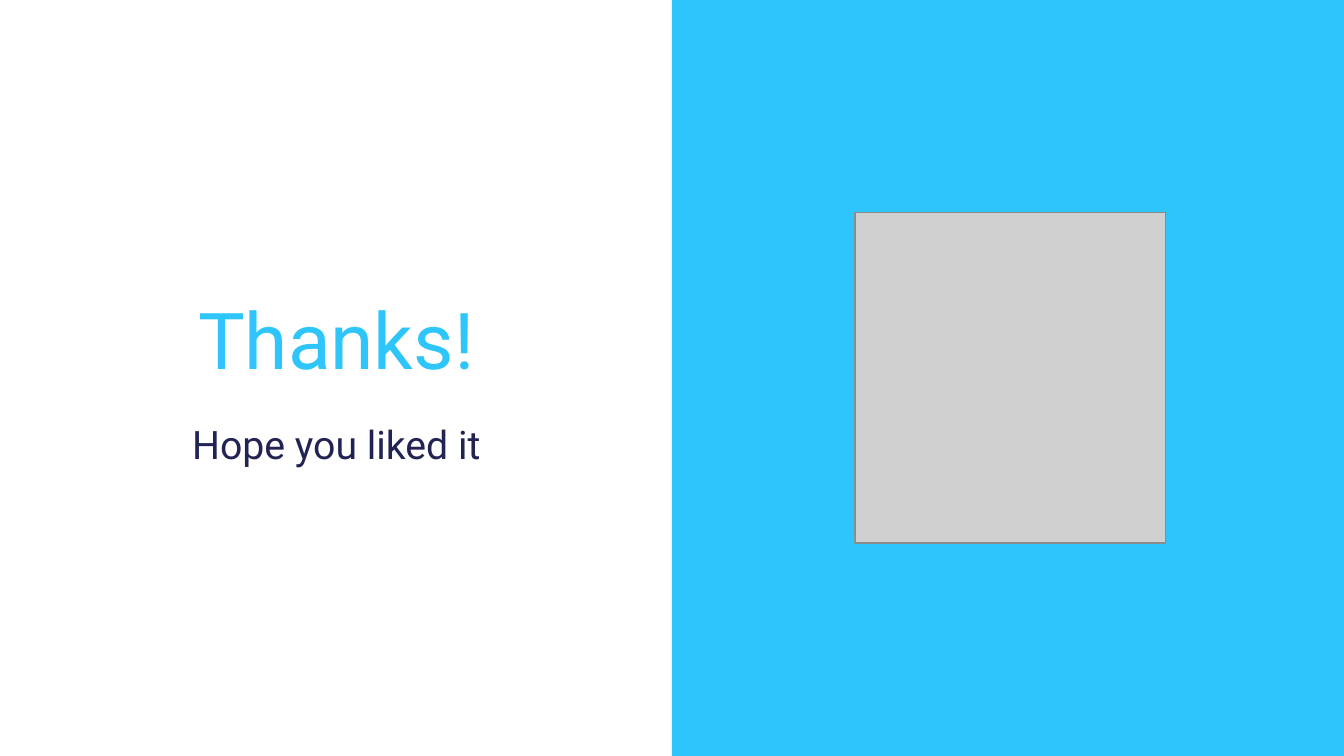
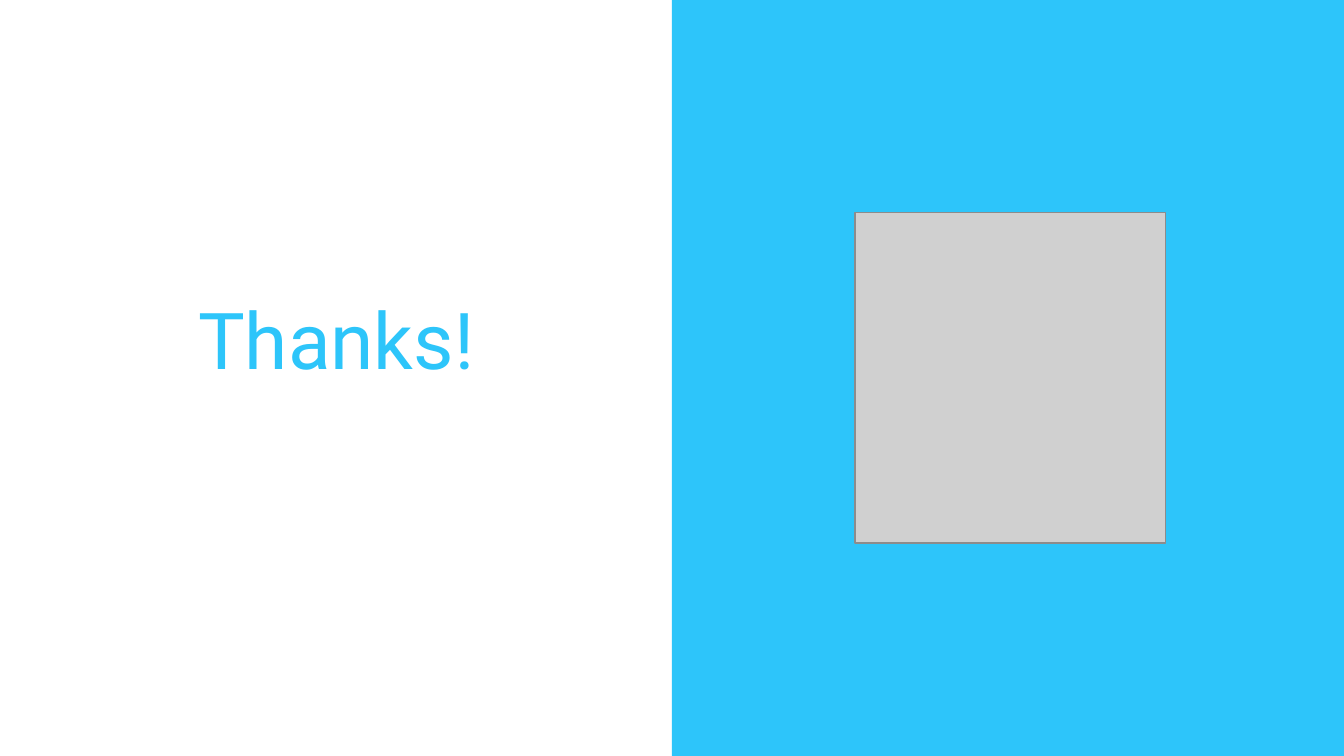
Before and after one commit to Edoardo1996/iornhack-final-project, a slide deck: slide 23 of pres/Ironhac-final-project.pptx (slide 35 before the commit). Drawn at 1344x756 pixels with LibreOffice and Linux fonts; fonts in the diff are those of the drawing; grey boxes stand for pictures. Boxes give left, top, right and bottom in pixels: in the first picture for what was removed or moved away, otherwise in the second. Text is boxed around its words. In the diff, an @@ line names an element or a change of style, - is before the commit and + after.

```diff
--- a/pres/Ironhac-final-project.pptx
+++ b/pres/Ironhac-final-project.pptx
@@ subtitle removed at (192,429,480,468) @@
-Hope you liked it
```
Also in this commit, not shown: 5 other slides changed, 12 slides added, 23 slides removed, 3 other files.
